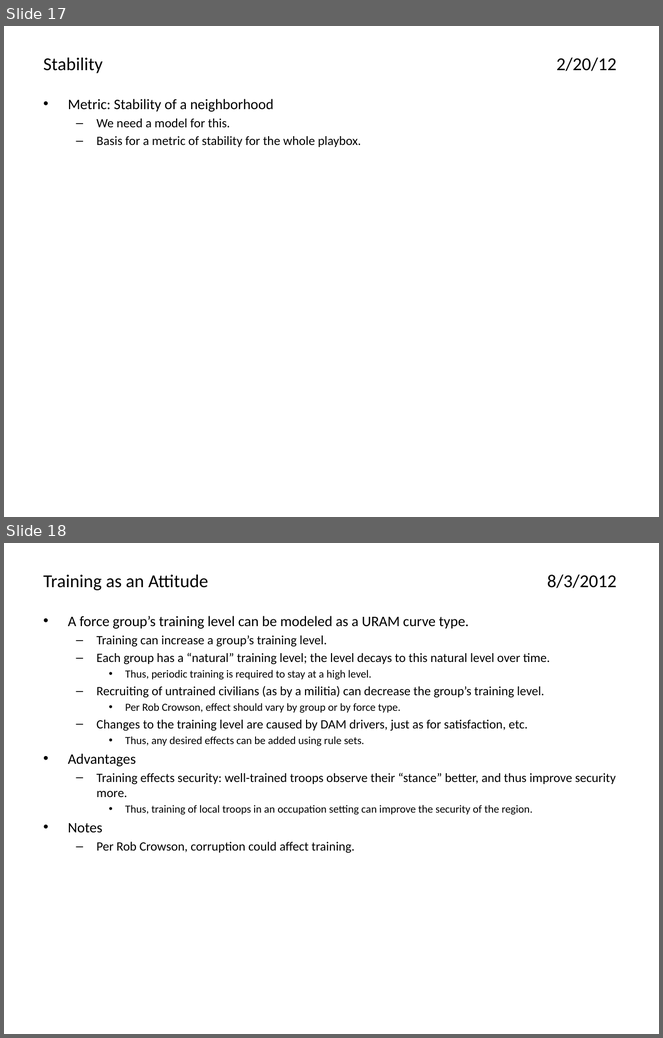
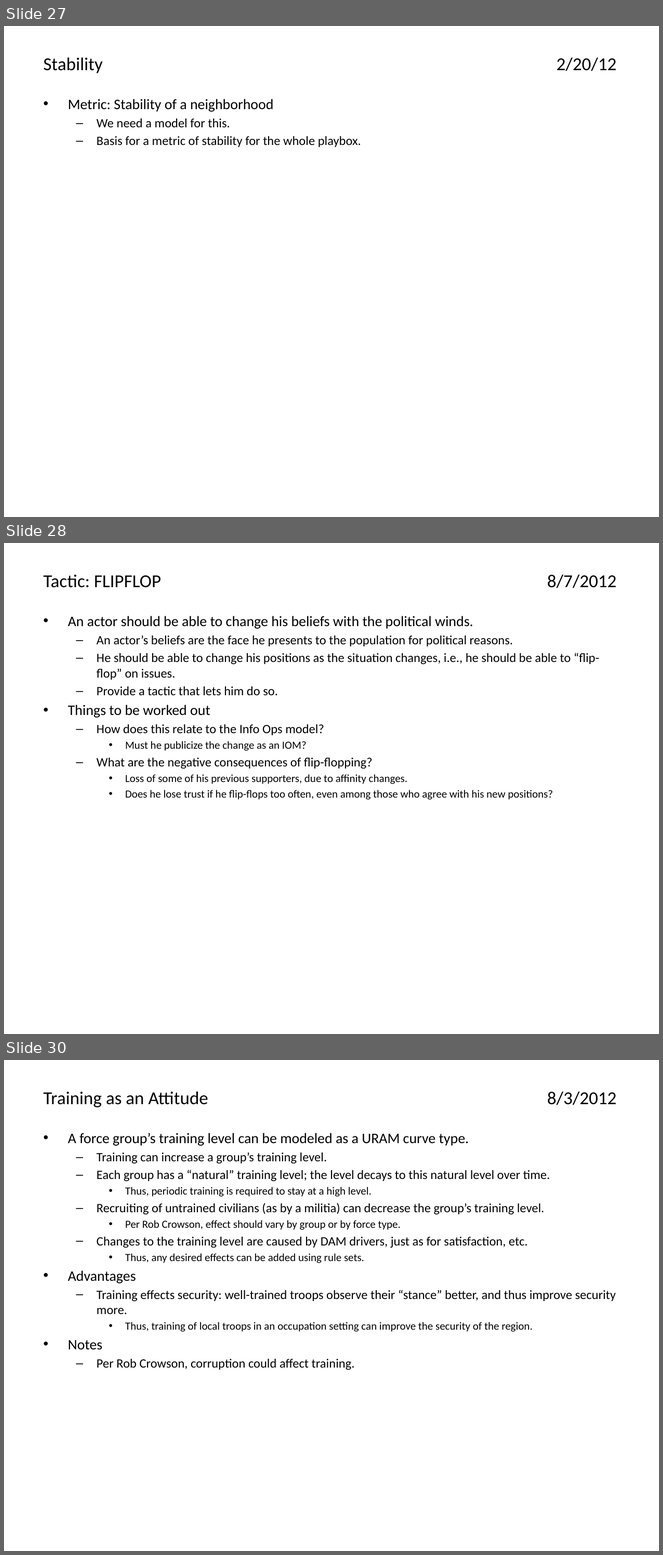
Before and after one commit to AthenaModel/athena-legacy, a slide deck: docs/dev/ideas.pptx. Shown one above the other, each under a label of ours: slides 17 and 18 before the commit, slides 27, 28 and 30 after it; the slides between them are not shown. The pictures are 663x1038 and 663x1555 pixels, drawn with LibreOffice and Linux fonts; fonts in the diff are those of the drawing. Boxes give left, top, right and bottom in pixels: in the first picture for what was removed or moved away, otherwise in the second. Text is boxed around its words. In the diff, an @@ line names an element or a change of style, - is before the commit and + after.

```diff
--- a/docs/dev/ideas.pptx
+++ b/docs/dev/ideas.pptx
@@ slide 28 added at bbox=[4, 543, 659, 1034], background #FFFFFF @@
@@ title added at bbox=[44, 574, 617, 588], 20 pt, text #000000 @@
+Tactic: FLIPFLOP 8/7/2012
@@ text added at bbox=[68, 616, 599, 800], 14 pt, text #000000 @@
+• An actor should be able to change his beliefs with the political winds.
+  – An actor’s beliefs are the face he presents to the population for political reasons.
+  – He should be able to change his positions as the situation changes, i.e., he should be able to “flip-flop” on issues.
+  – Provide a tactic that lets him do so.
+• Things to be worked out
+  – How does this relate to the Info Ops model?
+    • Must he publicize the change as an IOM?
+  – What are the negative consequences of flip-flopping?
+    • Loss of some of his previous supporters, due to affinity changes.
+    • Does he lose trust if he flip-flops too often, even among those who agree with his new positions?
@@ what was slide 17 is now slide 27 @@
@@ what was slide 18 is now slide 30 @@
```
Also in this commit, not shown: 9 slides changed, 10 other slides added.
